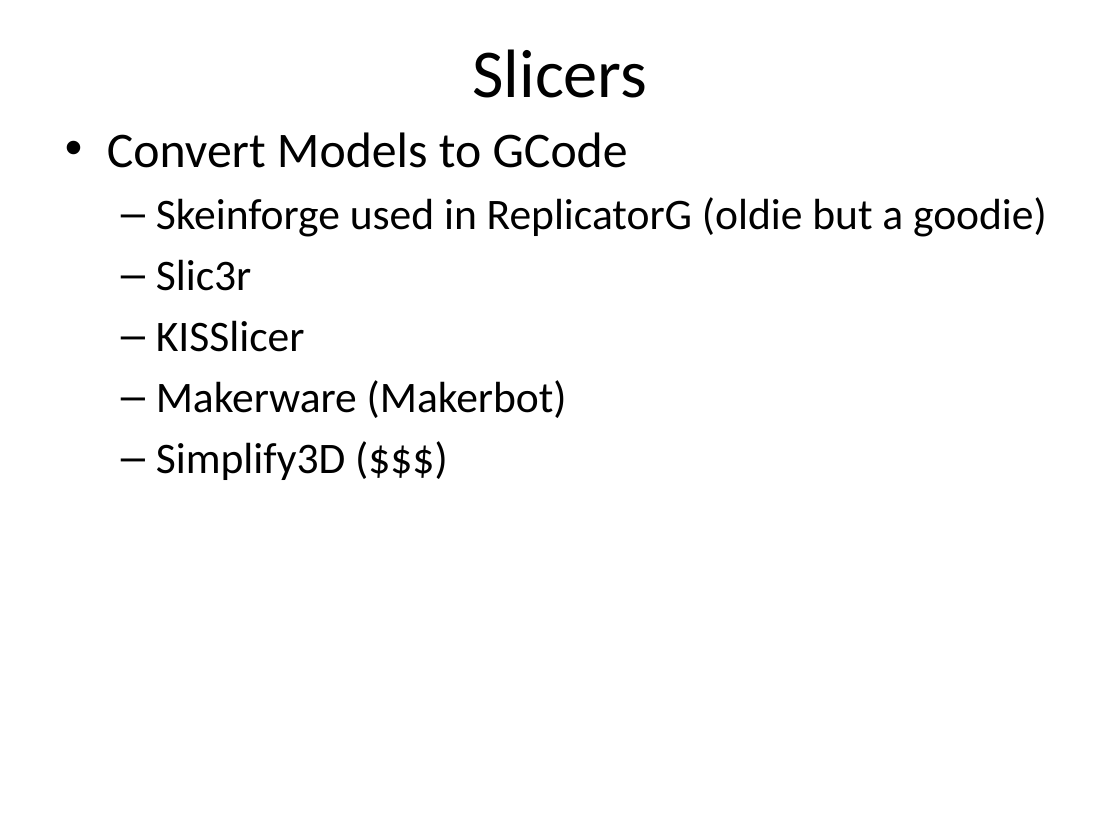
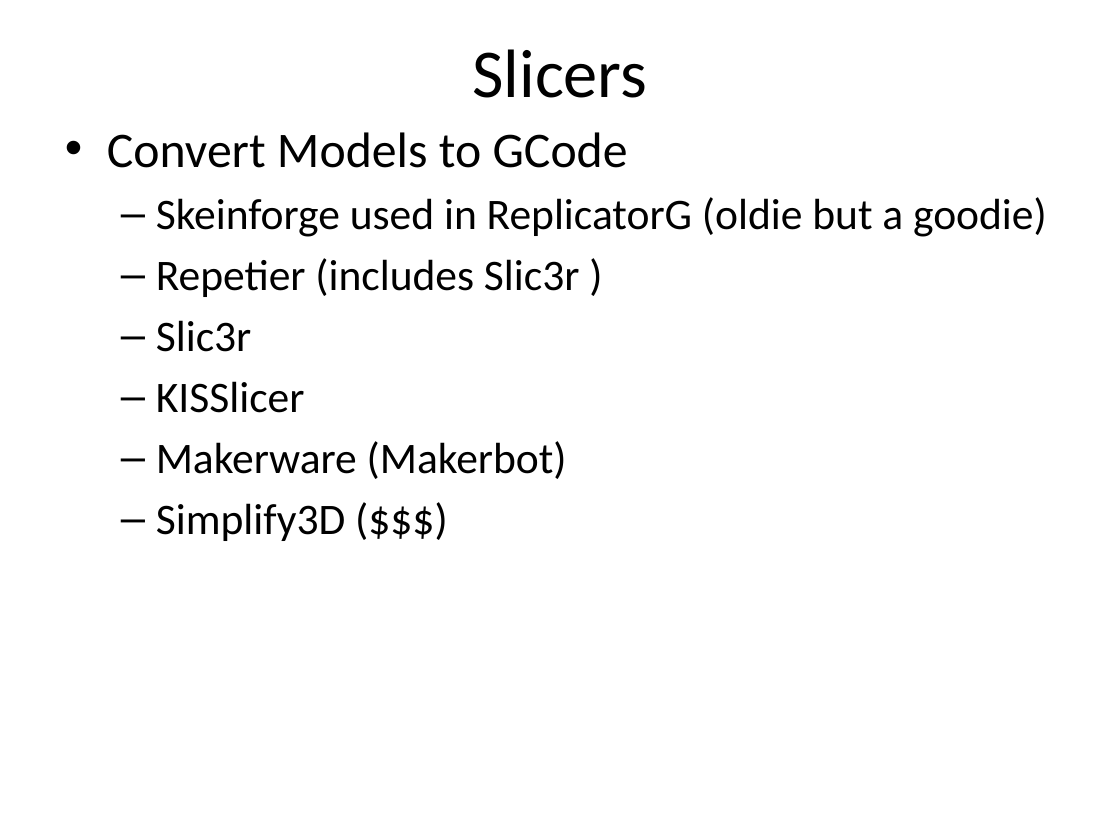
Before and after one commit to dykebert/GDI_3D_Printing_Intro, a slide deck: slide 21 of Introduction to 3D Printing.pptx (slide 20 before the commit). Drawn at 1120x840 pixels with LibreOffice and Linux fonts; fonts in the diff are those of the drawing. Boxes give left, top, right and bottom in pixels: in the first picture for what was removed or moved away, otherwise in the second. Text is boxed around its words. In the diff, an @@ line names an element or a change of style, - is before the commit and + after.

```diff
--- a/Introduction to 3D Printing.pptx
+++ b/Introduction to 3D Printing.pptx
@@ text at <box>156,258,579,297</box>: paragraph added @@
+  – Repetier (includes Slic3r )
```
Also in this commit, not shown: 3 other slides changed, 7 slides added.
